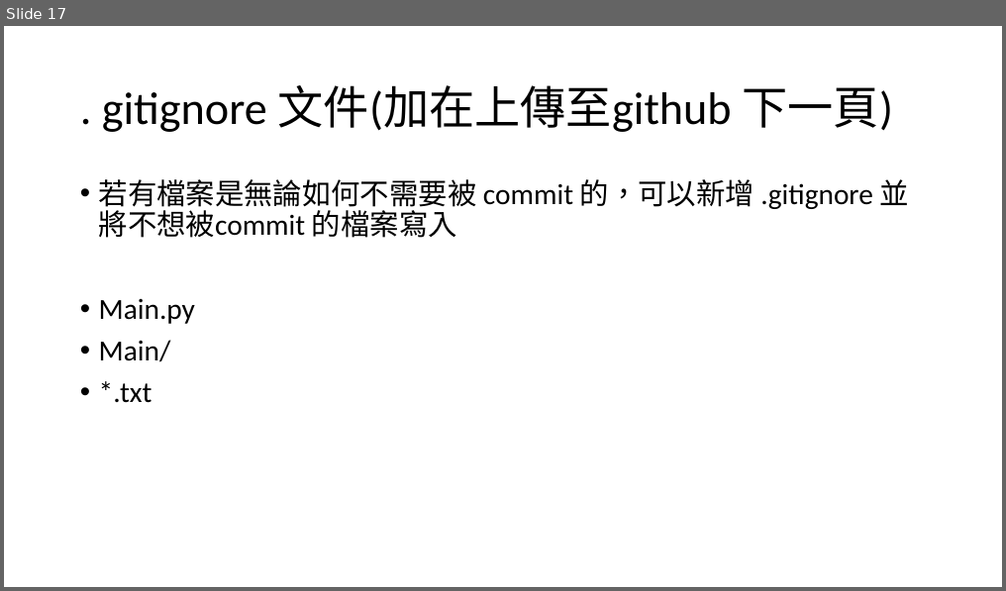
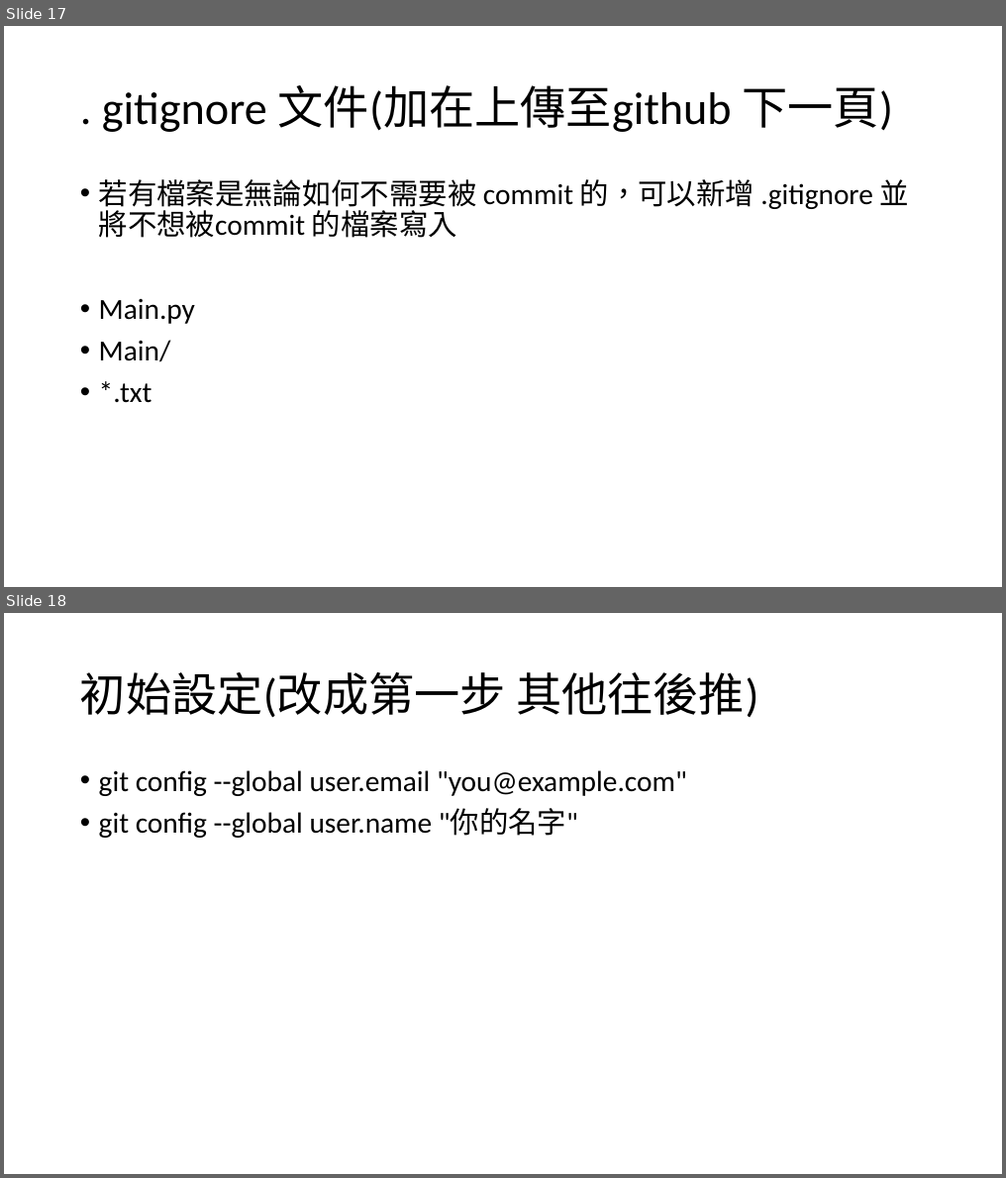
Before and after one commit to choco2001/ppt, a slide deck: test.pptx. Shown one above the other, each under a label of ours: slide 17 before the commit, slides 17 and 18 after it. The pictures are 1006x591 and 1006x1178 pixels, drawn with LibreOffice and Linux fonts; fonts in the diff are those of the drawing. Boxes give left, top, right and bottom in pixels: in the first picture for what was removed or moved away, otherwise in the second. Text is boxed around its words. In the diff, an @@ line names an element or a change of style, - is before the commit and + after.

Commit message:
改成第一步

```diff
--- a/test.pptx
+++ b/test.pptx
@@ slide 18 added at (4, 613, 1002, 1174), background #FFFFFF @@
@@ title added at (80, 672, 758, 718), 44 pt, text #000000 @@
+初始設定(改成第一步 其他往後推)
@@ text added at (99, 770, 687, 838), 28 pt, text #000000 @@
+• git config --global user.email "you@example.com"
+• git config --global user.name "你的名字"
```
